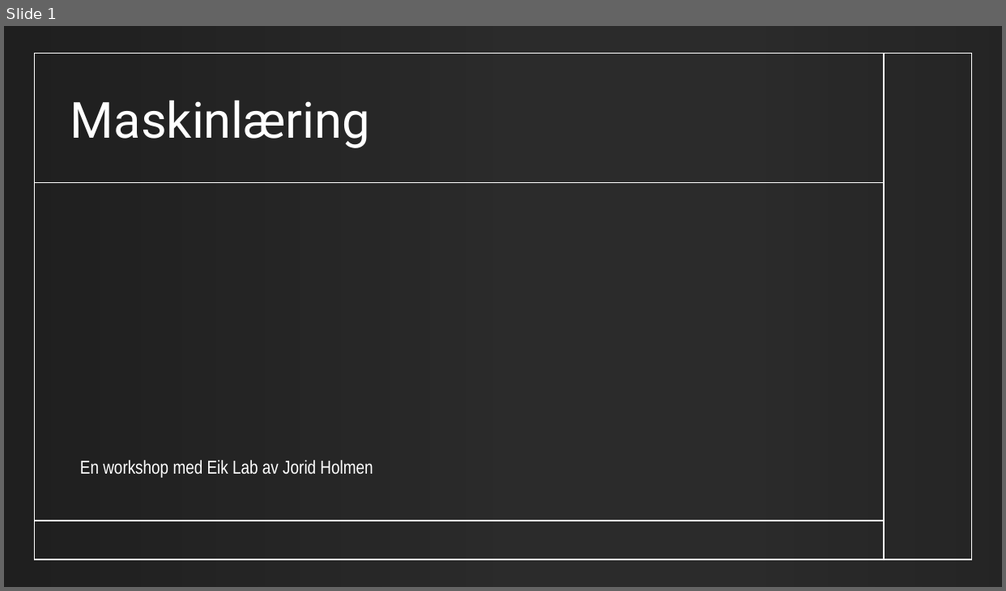
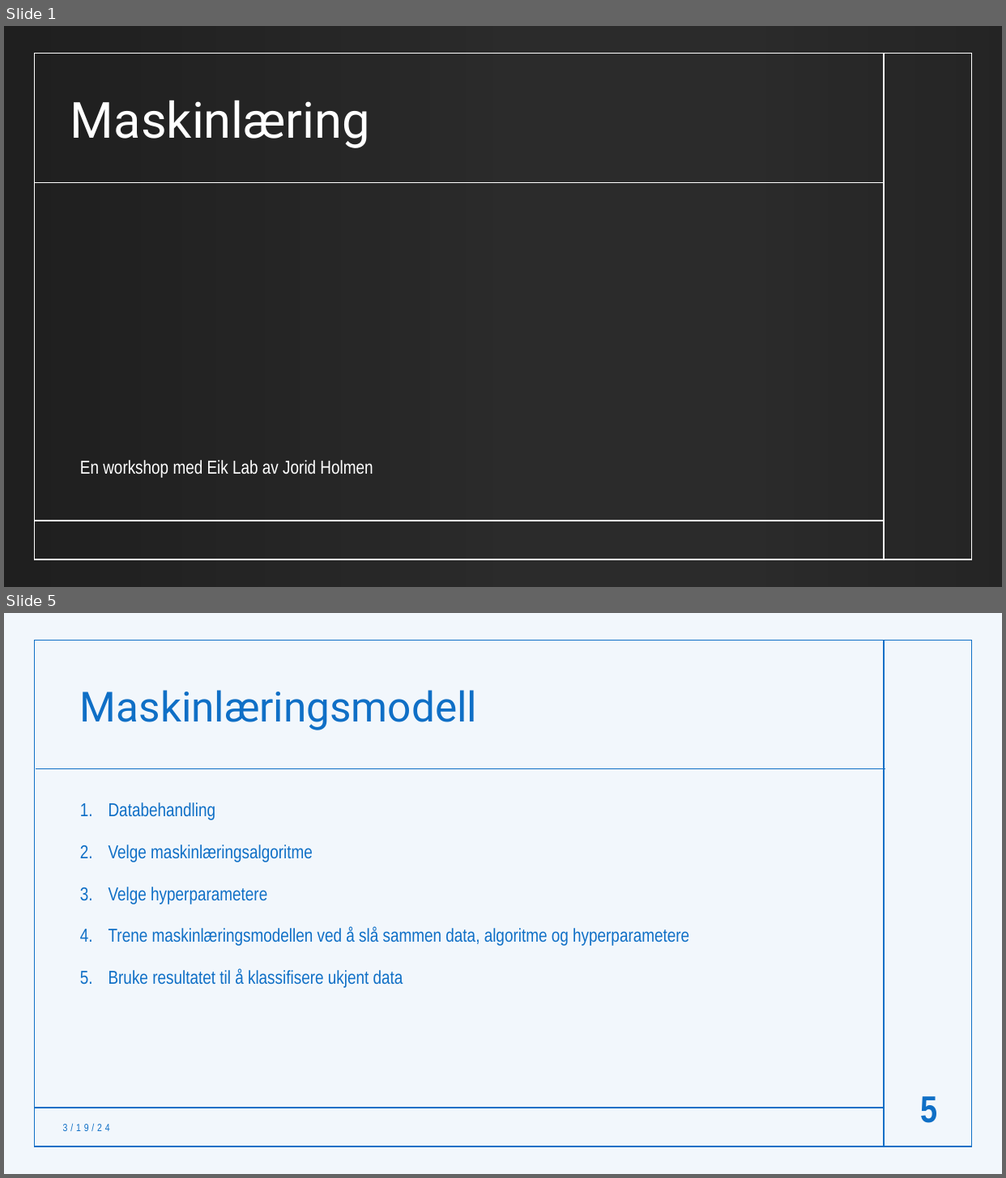
Before and after one commit to Eik-Lab/ML-workshop-2024, a slide deck: Presentasjon_ML.pptx. Shown one above the other, each under a label of ours: slide 1 before the commit, slides 1 and 5 after it; the slides between them are not shown. The pictures are 1006x591 and 1006x1178 pixels, drawn with LibreOffice and Linux fonts; fonts in the diff are those of the drawing; background and template pictures are left out; a plain dark background stands for a picture behind light text. Boxes give left, top, right and bottom in pixels: in the first picture for what was removed or moved away, otherwise in the second. Text is boxed around its words. In the diff, an @@ line names an element or a change of style, - is before the commit and + after.

```diff
--- a/Presentasjon_ML.pptx
+++ b/Presentasjon_ML.pptx
@@ slide 5 added at (4, 613, 1002, 1174), background #FFFFFF @@
@@ rectangle added at (4, 613, 1002, 1174), fill #0F6FC6 at 5% opacity @@
@@ rectangle added at (34, 641, 972, 1148), outline #0F6FC6 1 pt @@
@@ line added from (884, 641) to (884, 1147), #0F6FC6 1 pt @@
@@ title added at (80, 690, 477, 730), 40 pt, text #0F6FC6 @@
+Maskinlæringsmodell
@@ line added from (36, 769) to (885, 769), #0F6FC6 1 pt @@
@@ text added at (108, 803, 689, 988), 18 pt, text #0F6FC6 @@
+1. Databehandling
+2. Velge maskinlæringsalgoritme
+3. Velge hyperparametere
+4. Trene maskinlæringsmodellen ved å slå sammen data, algoritme og hyperparametere
+5. Bruke resultatet til å klassifisere ukjent data
@@ page number added at (920, 1097, 937, 1123), 36 pt, text #0F6FC6, bold @@
+5
@@ line added from (35, 1108) to (884, 1108), #0F6FC6 1 pt @@
@@ text added at (63, 1123, 110, 1131), 10 pt, text #0F6FC6 @@
+3/19/24
```
Also in this commit, not shown: 14 slides changed, 3 other files.
